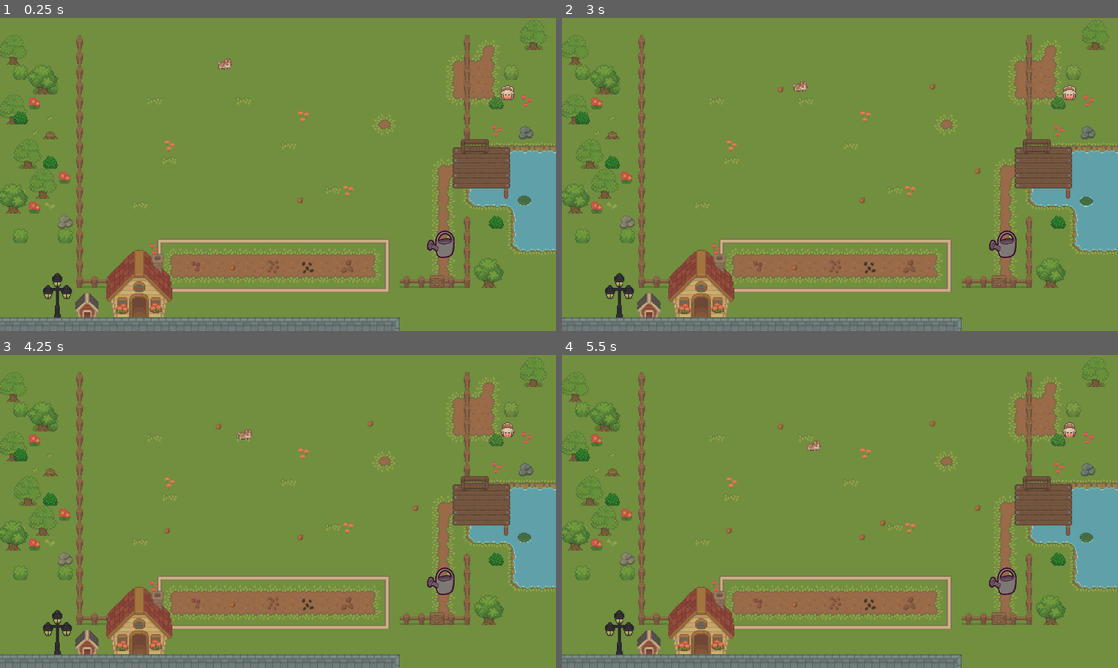
Above: before the commit, frames 1-4 (two rows, left to right).
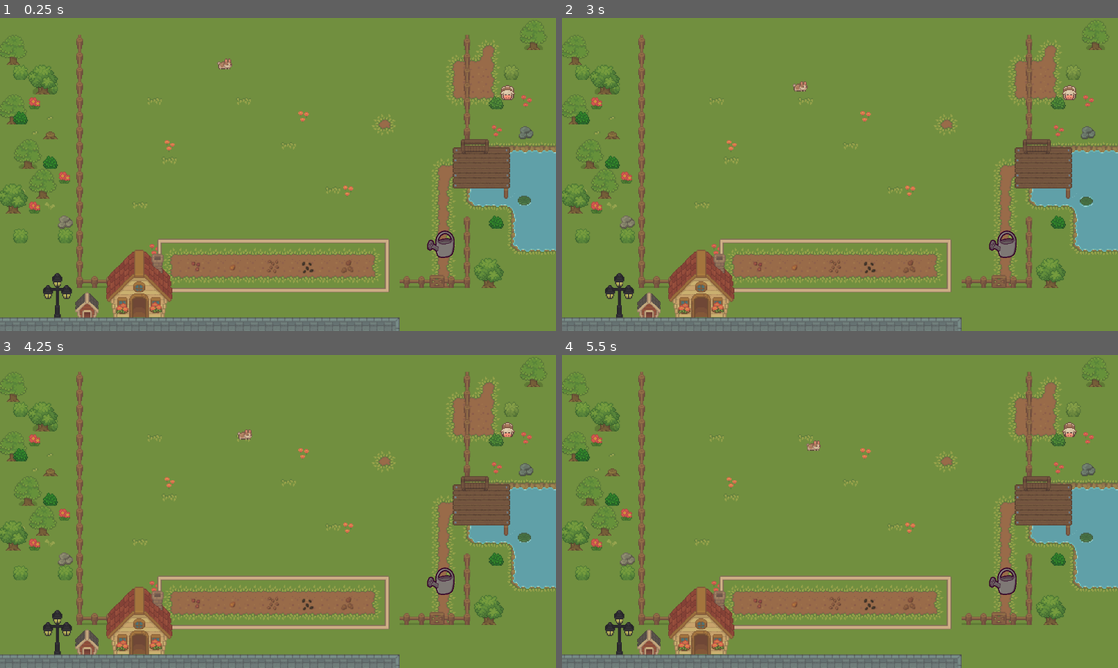
Above: after the commit, the same moments.

Repository: Piggward/GetOutOfMeGarden
Game: Godot game, scene res://scenes/main_scene_art.tscn
Two runs of this game, one before a commit and one after it. Both use one fixed random seed, a clock stepped at 60 frames per second and the inputs below. The project has no main scene, so this scene is started directly.
Inputs (mouse positions are in pixels of both pictures, inside the frame that each line leads up to):
- Up to frame 1 (0.25 s): no input
- Up to frame 2 (3 s): move the mouse to (1001, 243) at 0.52 s; press the mouse at (1001, 243) at 0.53 s; move the mouse to (728, 190) at 1.27 s; release the mouse at (728, 190) at 1.28 s; right-click (728, 190) at 1.35 s; click (728, 190) at 1.42 s; tap Enter at 2 s; move the mouse to (895, 105) at 2.02 s; press the mouse at (895, 105) at 2.03 s; move the mouse to (812, 237) at 2.77 s; release the mouse at (812, 237) at 2.78 s; right-click (812, 237) at 2.85 s; click (812, 237) at 2.92 s
- Up to frame 3 (4.25 s): tap Space at 3.5 s; move the mouse to (444, 558) at 3.52 s; press the mouse at (444, 558) at 3.53 s
- Up to frame 4 (5.5 s): tap Enter at 4.25 s; move the mouse to (673, 464) at 4.27 s; release the mouse at (673, 464) at 4.28 s; right-click (673, 464) at 4.35 s; click (673, 464) at 4.42 s; tap Space at 5 s; move the mouse to (867, 511) at 5.02 s; press the mouse at (867, 511) at 5.03 s

The runs differ from the first frame. In frame 1, less than 0.1% of the frame differs, in the area x 53-55%, y 57-60%; in frame 2, less than 0.1%; in frame 3, less than 0.1%; in frame 4, less than 0.1%, in the area x 29-76%, y 21-60%.
Error in both runs: Attempt to call function 'can_pick_up' in base 'null instance' on a null instance. (res://scripts/throwable.gd:16)

Commit message:
Base GameManager

Diff:
--- /dev/null
+++ b/scenes/game_manager.tscn
@@ -0,0 +1,11 @@
+[gd_scene load_steps=2 format=3 uid="uid://crdw1og70sc66"]
+
+[ext_resource type="Script" uid="uid://fmr5ql3emdhf" path="res://scripts/game_manager.gd" id="1_hwd4i"]
+
+[node name="GameManager" type="Node"]
+script = ExtResource("1_hwd4i")
+
+[node name="WaveTimer" type="Timer" parent="."]
+autostart = true
+
+[connection signal="timeout" from="WaveTimer" to="." method="_on_wave_timer_timeout"]
--- a/scenes/main_scene_art.tscn
+++ b/scenes/main_scene_art.tscn
@@ -1,18 +1,17 @@
+[gd_scene load_steps=9 format=4 uid="uid://qgo1bya3vc6d"]
 
-[gd_scene load_steps=7 format=4 uid="uid://qgo1bya3vc6d"]
-
-
+[ext_resource type="PackedScene" uid="uid://crdw1og70sc66" path="res://scenes/game_manager.tscn" id="1_1fh0c"]
 [ext_resource type="TileSet" uid="uid://cnkxuq3kbieh" path="res://tile_set/ground_tile_set.tres" id="1_o8dd4"]
 [ext_resource type="PackedScene" uid="uid://lulhcgkxqusc" path="res://scenes/bobbing_water_effect.tscn" id="2_26krl"]
 [ext_resource type="PackedScene" uid="uid://by77kh12qqij3" path="res://scenes/goat_effect.tscn" id="3_y2ar3"]
 [ext_resource type="PackedScene" uid="uid://tvrfmubcn278" path="res://scenes/flower_bed.tscn" id="4_xa8rf"]
 [ext_resource type="PackedScene" uid="uid://5y0mhwbcuqgf" path="res://scenes/bunny.tscn" id="5_vs0mk"]
-[ext_resource type="PackedScene" uid="uid://dpg62jqn51xjl" path="res://scenes/bunny_manager.tscn" id="6_0jxs1"]
-
+[ext_resource type="PackedScene" path="res://scenes/bunny_manager.tscn" id="6_0jxs1"]
 [ext_resource type="PackedScene" uid="uid://ue117ad88ghi" path="res://scenes/tools/watering_can.tscn" id="6_qceur"]
-[ext_resource type="PackedScene" uid="uid://cjss3qqtrtvrk" path="res://scenes/spawnable_area.tscn" id="7_smrwv"]
 
 [node name="Node2D" type="Node2D"]
+
+[node name="GameManager" parent="." instance=ExtResource("1_1fh0c")]
 
 [node name="TileMapLayer" type="TileMapLayer" parent="."]
 texture_filter = 1
@@ -53,16 +52,10 @@
 jump_time = 1.0
 kill_flower_distance = 1.0
 
-
 [node name="BunnyManager" parent="." instance=ExtResource("6_0jxs1")]
 position = Vector2(332, 35)
 
 [node name="RigidBody2D" parent="." instance=ExtResource("6_qceur")]
 
-[node name="SpawnableArea" parent="." instance=ExtResource("7_smrwv")]
-position = Vector2(330, 140)
-spawn_area_width = 350.0
-spawn_area_height = 200.0
-
 [node name="RigidBody2D2" parent="." instance=ExtResource("6_qceur")]
 position = Vector2(524, 257)
--- /dev/null
+++ b/scripts/game_manager.gd
@@ -0,0 +1,64 @@
+extends Node
+
+@onready var wave_timer: Timer = $WaveTimer
+
+enum GameState {
+	START,
+	WAVE_1,
+	WAVE_2,
+	WAVE_3
+}
+
+var wave_content: Dictionary = {
+	GameState.WAVE_1: ["weed"],
+	GameState.WAVE_2: ["weed", "root"],
+	GameState.WAVE_3: ["weed", "root", "tree"],
+}
+
+var spawn_manager: Node
+var current_state: GameState = GameState.START
+
+const SpawnManagerScene = preload("res://scenes/spawnable_area.tscn")
+
+func _ready():
+	spawn_manager = SpawnManagerScene.instantiate()
+	spawn_manager.position = Vector2(330.0, 140.0)
+	spawn_manager.spawn_area_height = 140.0
+	spawn_manager.spawn_area_width = 330.0
+	add_child(spawn_manager)
+
+func next_wave() -> GameState:
+	match current_state:
+		GameState.START: return GameState.WAVE_1
+		GameState.WAVE_1: return GameState.WAVE_2
+		GameState.WAVE_2: return GameState.WAVE_3
+	print("[GameManager#next_wave] Unkown current_state: [%s], unable to continue... returning to GameStateSTART" % current_state)
+	return GameState.START
+
+func _on_start_next_wave_timer_timeout() -> void:
+	var next_state = next_wave()
+	print("[GameManager#_on_start_next_wave_timer_timeout] Update state from: [%s], to: [%s]" % [current_state, next_state])
+	current_state = next_state
+
+	# TODO: tell SpawnManager what state we are in/update spawnables objects (and/or their spawnrate)
+	match current_state:
+		GameState.WAVE_1:
+			spawn_manager.start_spawning_object("weed", .1)
+		GameState.WAVE_2:
+			spawn_manager.start_spawning_object("root", .1)
+		GameState.WAVE_3:
+			spawn_manager.start_spawning_object("flower", .1)
+
+	wave_timer.start()
+
+func _on_wave_timer_timeout() -> void:
+	wave_timer.stop()
+	# TODO: remove all children from SpawnManager$SpawnedObjects
+
+	# Just wait 5s for now
+	var start_next_wave_timer = Timer.new()
+	add_child(start_next_wave_timer)
+	start_next_wave_timer.wait_time = 5.0 # Wait 5.0s for now
+	start_next_wave_timer.one_shot = true
+	start_next_wave_timer.connect("timeout", Callable(self, "_on_start_next_wave_timer_timeout"))
+	start_next_wave_timer.start()
--- a/scripts/spawn_manager.gd
+++ b/scripts/spawn_manager.gd
@@ -7,14 +7,41 @@
 @export var spawn_area_height: float = 500.0  # Height of the spawn area
 
 var spawnables: Dictionary = {
+	"weed": {
+		"scene": preload("res://scenes/weeds_art.tscn"),
+		"size": Vector2(16,16)
+	},
 	"flower": {
 		"scene": preload("res://scenes/flower.tscn"),
 		"size": Vector2(16,16)
-	}
+	},
+	"root": {
+		"scene": preload("res://scenes/root_art.tscn"),
+		"size": Vector2(16,16)
+	},
 }
 
 func _ready():
-	debug_spawn_loop()
+	#debug_spawn_loop()
+	pass
+
+# spawn_rate in s
+func start_spawning_object(object_name: String, spawn_rate: int) -> void:
+	var timer = Timer.new()
+	timer.name = "SpawnTimer[%s]" % object_name  # Optional: helpful for debugging
+	timer.wait_time = spawn_rate
+	timer.one_shot = false
+	timer.autostart = true
+	add_child(timer)
+
+	# Bind the function and arguments to the timer's timeout signal
+	timer.timeout.connect(_on_spawn_timer_timeout.bind(spawn_object, [object_name]))
+
+	timer.start()
+
+# Called every time any timer fires
+func _on_spawn_timer_timeout(func_to_call: Callable, args: Array):
+	func_to_call.callv(args)
 
 func spawn_object(object_name: String) -> void:
 	if not spawnables.has(object_name):
@@ -57,8 +84,14 @@
 
 func debug_spawn_loop() -> void:
 	while true:
-		spawn_object("flower")
+		spawn_object("weed")
 		await get_tree().create_timer(1.0).timeout
+
+func _destroy_all_spawned_objects() -> void:
+	print("[SpawnManager#_destroy_all_spawned_object] destroying all children now")
+	for child in spawned_objects.get_children():
+		child.queue_free()
+
 
 # UNCOMMENT ME IF YOU WANT TO SEE OUTLINE OF SPAWNABLEAREA!
 #func _draw():
Not shown: 1 places in scenes/spawnable_area.tscn that only renumber resources
Not shown, added: scripts/game_manager.gd.uid
